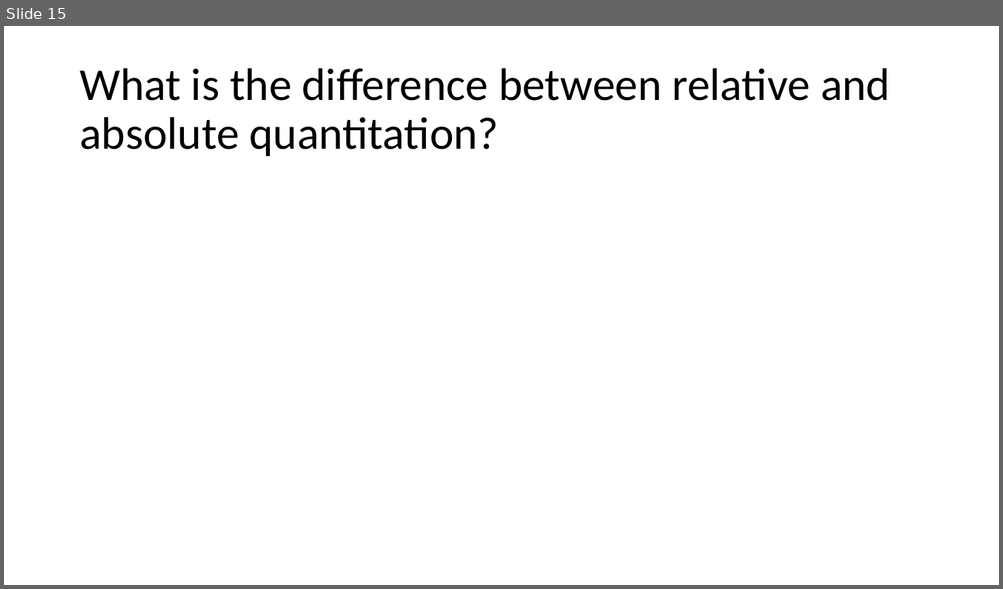
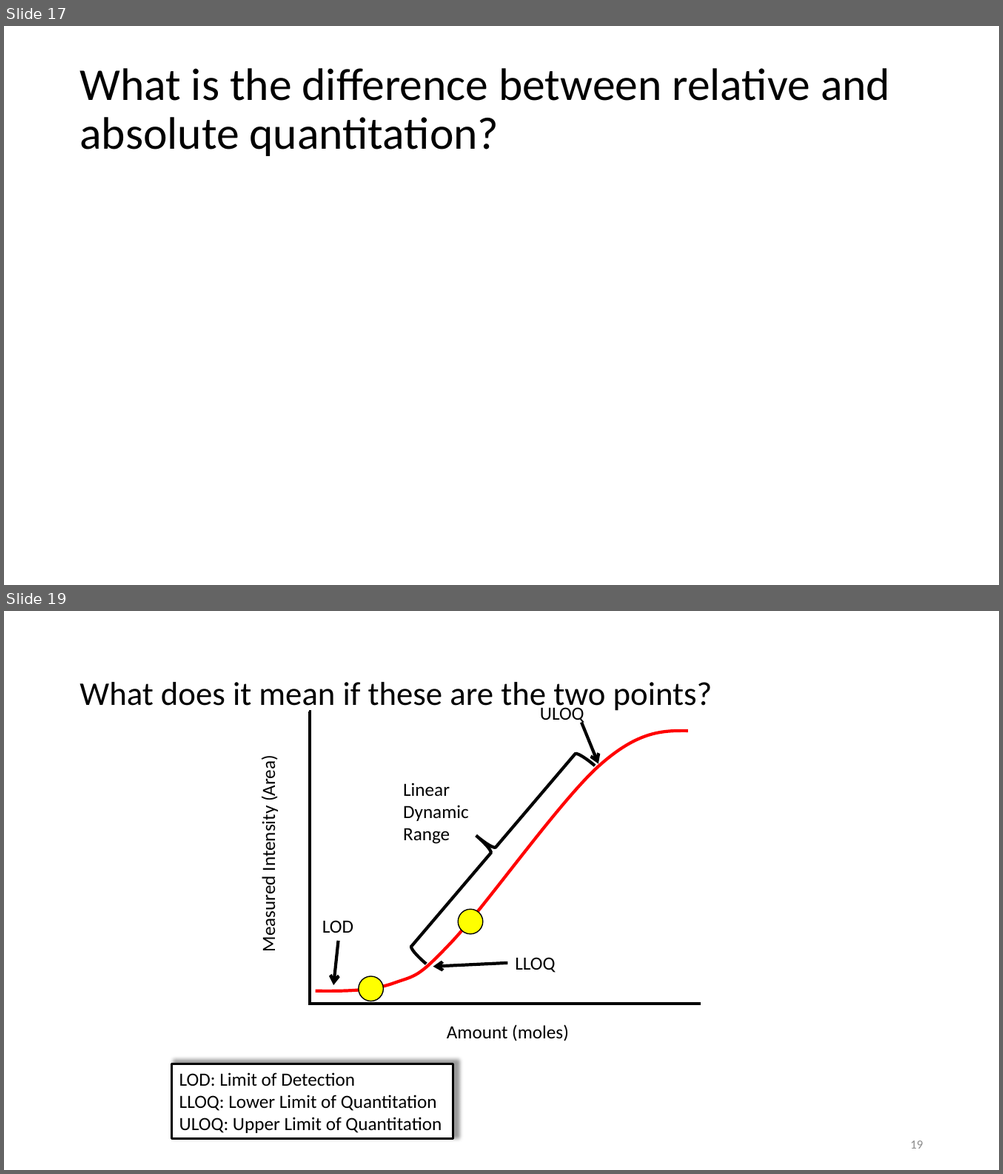
Before and after one commit to beliveau-lab/gen575, a slide deck: lectures/3.Quant101.Calibration.pptx. Shown one above the other, each under a label of ours: slide 15 before the commit, slides 17 and 19 after it; the slides between them are not shown. The pictures are 1003x589 and 1003x1174 pixels, drawn with LibreOffice and Linux fonts; fonts in the diff are those of the drawing. Boxes give left, top, right and bottom in pixels: in the first picture for what was removed or moved away, otherwise in the second. Text is boxed around its words. In the diff, an @@ line names an element or a change of style, - is before the commit and + after.

```diff
--- a/lectures/3.Quant101.Calibration.pptx
+++ b/lectures/3.Quant101.Calibration.pptx
@@ slide 19 added at (x1=4, y1=611, x2=999, y2=1170), background #FFFFFF @@
@@ title added at (x1=79, y1=682, x2=712, y2=714), 32 pt, text #000000 @@
+What does it mean if these are the two points?
@@ elbow line added from (308, 712) to (700, 1004), #000000 3 pt @@
@@ freeform shape added at (x1=315, y1=730, x2=688, y2=991), outline #FF0000 3 pt @@
@@ text added at (x1=257, y1=761, x2=280, y2=950), 18 pt, text #000000 @@
+Measured Intensity (Area)
@@ group added at (x1=322, y1=705, x2=598, y2=985): 4 texts, 3 arrows, 1 left brace @@
+LOD
+LLOQ
+ULOQ
+Linear Dynamic Range
@@ ellipse added at (x1=458, y1=909, x2=482, y2=934), fill #FFFF00, outline #000000 1 pt @@
@@ ellipse added at (x1=358, y1=977, x2=383, y2=1001), fill #FFFF00, outline #000000 1 pt @@
@@ text added at (x1=447, y1=1025, x2=569, y2=1042), 18 pt, text #000000 @@
+Amount (moles)
@@ rectangle added at (x1=172, y1=1064, x2=453, y2=1139), fill #FFFFFF, outline #000000 2.25 pt, 18 pt, text #000000 @@
+LOD: Limit of Detection
+LLOQ: Lower Limit of Quantitation
+ULOQ: Upper Limit of Quantitation
@@ page number added at (x1=910, y1=1141, x2=922, y2=1149), 12 pt, text #8C8C8C @@
+19
@@ what was slide 15 is now slide 17 @@
```
Also in this commit, not shown: 3 slides changed, 12 other slides added.
